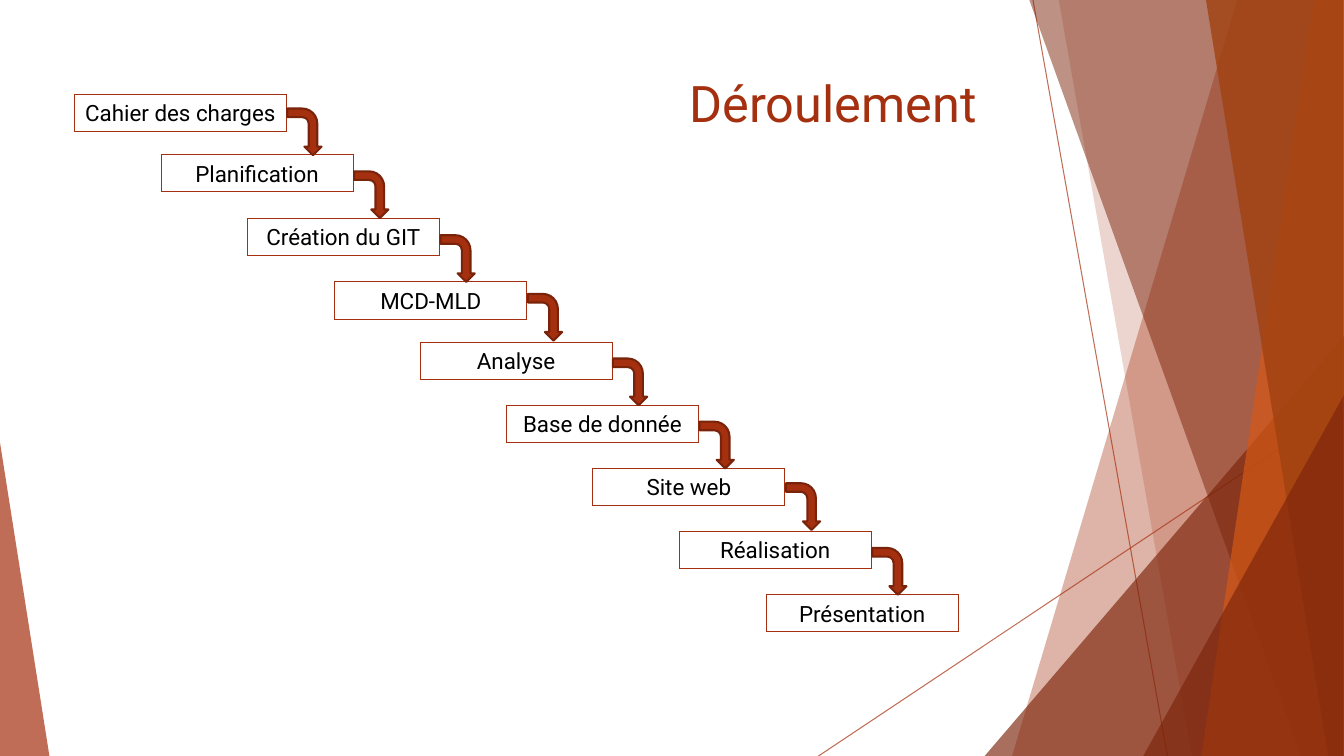
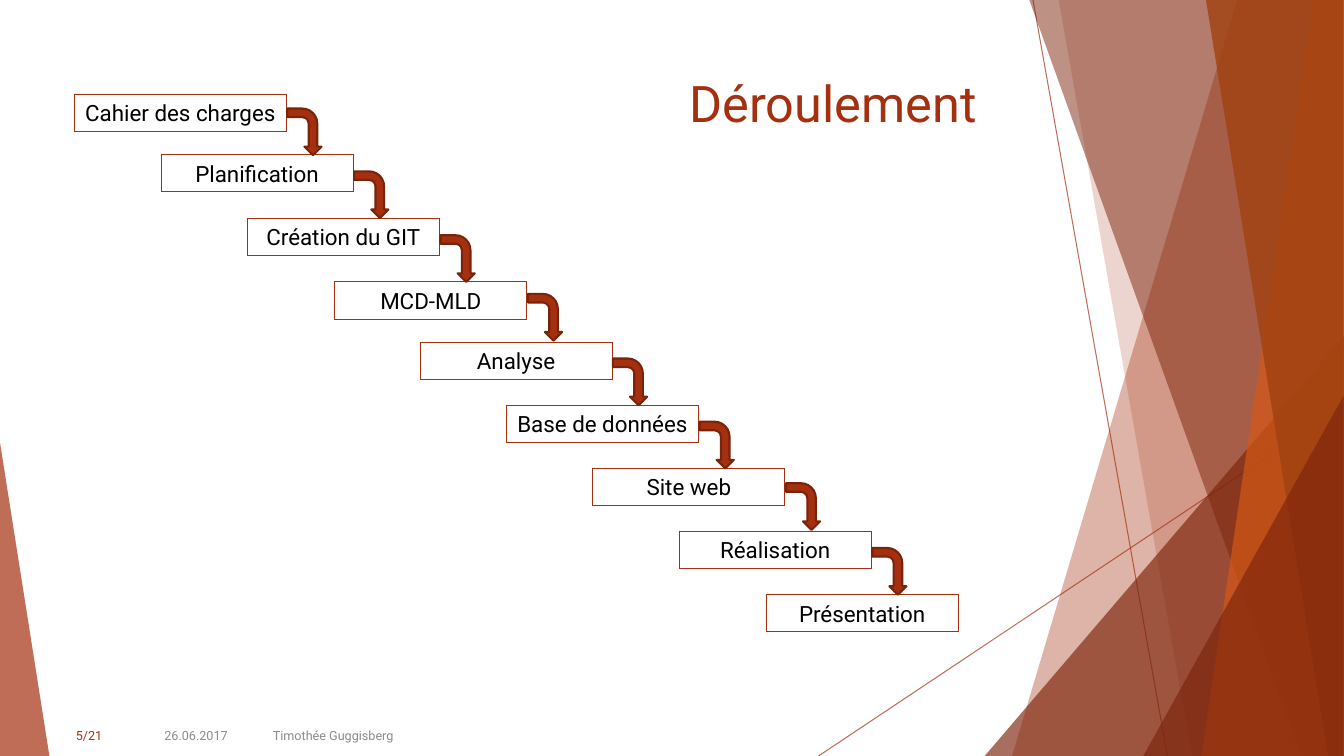
Before and after one commit to guggisbeti/DemoMot, a slide deck: slide 5 of Documentation/Projet DemoMot.pptx. Drawn at 1344x756 pixels with LibreOffice and Linux fonts; fonts in the diff are those of the drawing. Boxes give left, top, right and bottom in pixels: in the first picture for what was removed or moved away, otherwise in the second. Text is boxed around its words. In the diff, an @@ line names an element or a change of style, - is before the commit and + after.

```diff
--- a/Documentation/Projet DemoMot.pptx
+++ b/Documentation/Projet DemoMot.pptx
@@ text in rectangle at [517, 415, 687, 433]: text changed @@
-Base de donnée
+Base de données
@@ page number added at [76, 731, 102, 741], 9 pt, text #A5300F @@
+5/21
@@ text added at [164, 731, 227, 740], 9 pt, text #8C8C8C @@
+26.06.2017
@@ text added at [273, 730, 393, 743], 9 pt, text #8C8C8C @@
+Timothée Guggisberg
```
Also in this commit, not shown: 14 other slides changed, 5 slides added, 3 slides removed, 1 other file.
